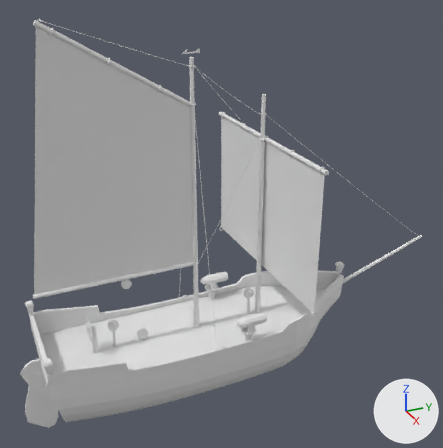
Two versions of the FBX model Assets/Geometry/Ship.fbx, one commit apart.
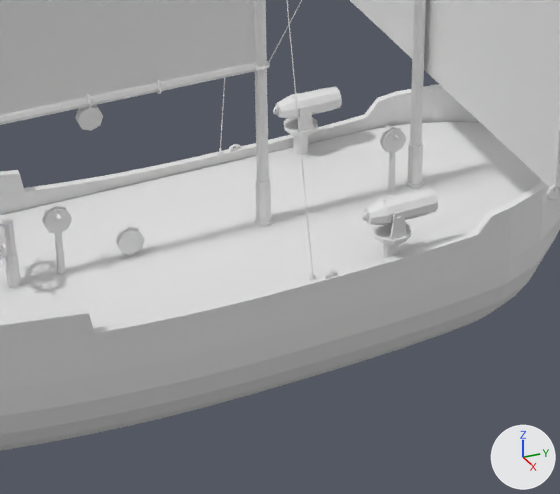
The first picture shows the older version from a camera (50 mm lens) standing at (23.6, -9.4, 20.4) and looking at (-0.3, 1.4, 8.5). The close-ups show both versions on the part from 20% to 71% of the width and 53% to 97% of the height of that picture; other places that the commit changed are outside them. Every picture has the same lights, and +X, +Y and +Z are marked at lower right. Where no turn or scale is listed for an object, it has been applied to the vertices. Vertices at the same position are counted once.

Names of what the first close-up shows: 'BackBoom', 'BackMast', 'BackSail', 'CannonPort', 'CannonStarboard', 'Cylinder.003', 'Cylinder.007', 'Cylinder.013', 'Floor', 'FrontMast', 'FrontSail', 'Hull', 'Torus.011', 'Torus.021'.
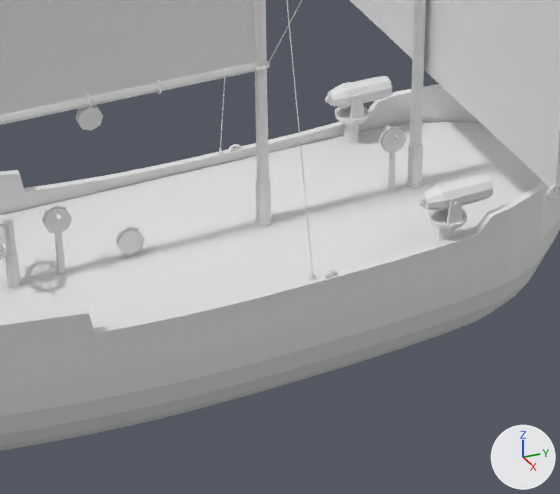
The newer file is also turned or shifted as a whole; pictures and numbers use the older file's frame.

Diff of the bpy script that builds the scene:
```diff
--- a/Assets/Geometry/Ship.fbx.py
+++ b/Assets/Geometry/Ship.fbx.py
@@ me_torus_038 @@
 me_torus_038.from_pydata(...)  # 172 vertices, 328 faces; spans x -0.325..0.323, y -0.629..0.852, z -0.232..0.268
 # used by ob_torus_011; location = (-2.12, 1.66, 4.48)
+# me_torus_038 part 13: the loose piece of 80 vertices spanning x -0.234..0.233, y -0.513..0.852, z -0.232..0.259 is moved by (0.0, 1.192, 0.0)
+# me_torus_038 part 14: the loose piece of 20 vertices spanning x -0.028..0.026, y -0.629..-0.508, z -0.101..0.141 is moved by (0.0, 1.192, 0.0)
@@ me_torus_030 @@
 me_torus_030.from_pydata(...)  # 172 vertices, 328 faces; spans x -0.324..0.324, y -0.629..0.852, z -0.233..0.268
 # used by ob_torus_021; location = (2.2, 1.67, 4.48)
+# me_torus_030 part 1: the loose piece of 80 vertices spanning x -0.234..0.234, y -0.513..0.852, z -0.233..0.259 is moved by (0.0, 1.192, 0.0)
+# me_torus_030 part 2: the loose piece of 20 vertices spanning x -0.027..0.027, y -0.629..-0.509, z -0.101..0.14 is moved by (0.0, 1.192, 0.0)
@@ me_cylinder_034 @@
 # used by ob_cylinder_003; location = (2.2, 1.66, 4.01)
-me_cylinder_034.from_pydata(...)  # 36 vertices, 60 faces; spans x -0.351..0.351, y -0.369..0.369, z -0.043..0.602
+me_cylinder_034.from_pydata(...)  # 36 vertices, 60 faces; spans x -0.351..0.351, y 0.823..1.562, z -0.043..0.602
+# me_cylinder_034 part 10: the loose piece of 20 vertices spanning x -0.351..0.351, y -0.369..0.369, z -0.043..0.043 is moved by (0.0, 1.192, 0.0)
+# me_cylinder_034 part 11: the loose piece of 8 vertices spanning x 0.25..0.311, y -0.163..0.163, z 0.035..0.602 is deleted
+# me_cylinder_034 part 12: 8 vertices added at x 0.25..0.311, y 1.03..1.355, z 0.035..0.602
@@ me_cylinder_029 @@
 me_cylinder_029.from_pydata(...)  # 40 vertices, 72 faces; spans x -0.24..0.24, y -0.25..0.25, z -0.92..1.03
 # used by ob_cannonstarboard; location = (2.2, 1.66, 2.97)
+# me_cylinder_029 part 3: the loose piece of 20 vertices spanning x -0.15..0.15, y -0.16..0.16, z -0.92..0.92 is moved by (0.0, 1.19, 0.0)
+# me_cylinder_029 part 4: the loose piece of 20 vertices spanning x -0.24..0.24, y -0.25..0.25, z 0.89..1.03 is moved by (0.0, 1.19, 0.0)
@@ me_cylinder_056 @@
 me_cylinder_056.from_pydata(...)  # 36 vertices, 60 faces; spans x -0.351..0.351, y -0.369..0.369, z -0.043..0.602
 # used by ob_cylinder_013; location = (-2.12, 1.66, 4.01)
+# me_cylinder_056 part 5: the loose piece of 20 vertices spanning x -0.351..0.351, y -0.369..0.369, z -0.043..0.043 is moved by (0.0, 1.192, 0.0)
+# me_cylinder_056 part 6: the loose piece of 8 vertices spanning x -0.311..-0.25, y -0.163..0.163, z 0.035..0.602 is moved by (0.56, 1.192, 0.0)
+# me_cylinder_056 part 7: the loose piece of 8 vertices spanning x 0.25..0.311, y -0.163..0.163, z 0.035..0.602 is deleted
@@ me_cylinder_055 @@
 me_cylinder_055.from_pydata(...)  # 40 vertices, 72 faces; spans x -0.24..0.24, y -0.25..0.25, z -0.92..1.03
 # used by ob_cannonport; location = (-2.12, 1.66, 2.97)
+# me_cylinder_055 part 8: the loose piece of 20 vertices spanning x -0.15..0.15, y -0.16..0.16, z -0.92..0.92 is moved by (0.0, 1.19, 0.0)
+# me_cylinder_055 part 9: the loose piece of 20 vertices spanning x -0.24..0.24, y -0.25..0.25, z 0.89..1.03 is moved by (0.0, 1.19, 0.0)
```

What differs and where, as boxes [x1, y1, x2, y2] in the close-ups (560 x 494 px; the box of a moved part takes in the faces that stretch with it):
'Torus.021', reshaped: before [362, 188, 438, 225]; after [419, 174, 493, 211]
'Torus.011', reshaped: before [273, 87, 342, 119]; after [325, 76, 392, 107]
'Cylinder.013', reshaped: before [284, 93, 318, 136]; after [335, 82, 369, 124]
part 1 of me_torus_030, moved or reshaped: before [364, 188, 438, 225]; after [421, 174, 493, 211]
part 2 of me_torus_030, moved or reshaped: before [362, 211, 368, 221]; after [419, 196, 425, 207]
part 3 of me_cylinder_029, moved or reshaped: before [383, 244, 400, 258]; after [438, 229, 455, 242]
part 4 of me_cylinder_029, moved or reshaped: before [379, 241, 402, 246]; after [435, 226, 458, 231]
part 5 of me_cylinder_056, moved or reshaped: before [284, 117, 318, 136]; after [335, 106, 369, 124]
part 6 of me_cylinder_056, moved or reshaped (not visible before): after [350, 94, 365, 120]
part 7 of me_cylinder_056, deleted: before [298, 105, 314, 132]
part 8 of me_cylinder_055, moved or reshaped: before [293, 136, 308, 155]; after [344, 124, 359, 143]
part 9 of me_cylinder_055, moved or reshaped: before [292, 134, 310, 138]; after [341, 122, 362, 126]
part 10 of me_cylinder_034, moved or reshaped: before [372, 223, 411, 245]; after [428, 209, 467, 230]
part 11 of me_cylinder_034, deleted: before [390, 210, 407, 240]
part 12 of me_cylinder_034, added: after [446, 196, 463, 225]
part 13 of me_torus_038, moved or reshaped: before [275, 87, 342, 119]; after [327, 76, 392, 107]
part 14 of me_torus_038, moved or reshaped: before [273, 105, 279, 115]; after [325, 94, 330, 103]
